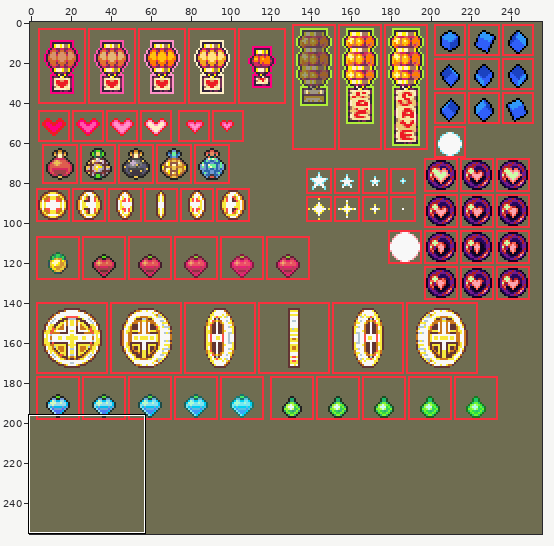
One commit to this sprite sheet: images/props/items.png. The first picture is a wide view before the edit; the outline marks the close-up.
Close-up. Earlier state:
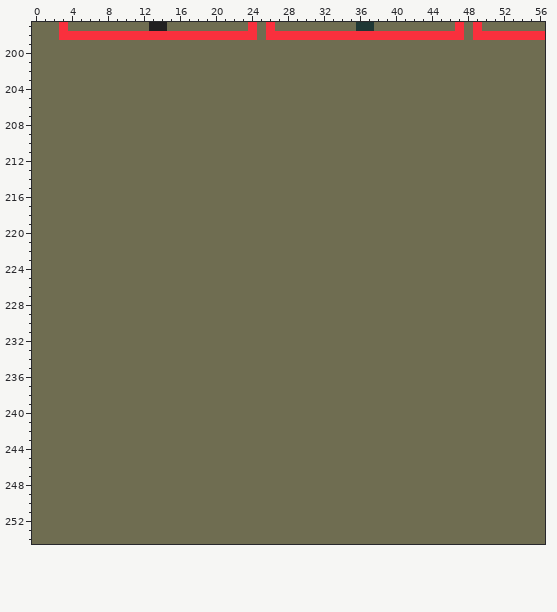
The file is 256x256 pixels. Colours within 5 levels of each other are drawn and written as one. Shown: x 0..56, y 197..254.
The same view after the edit:
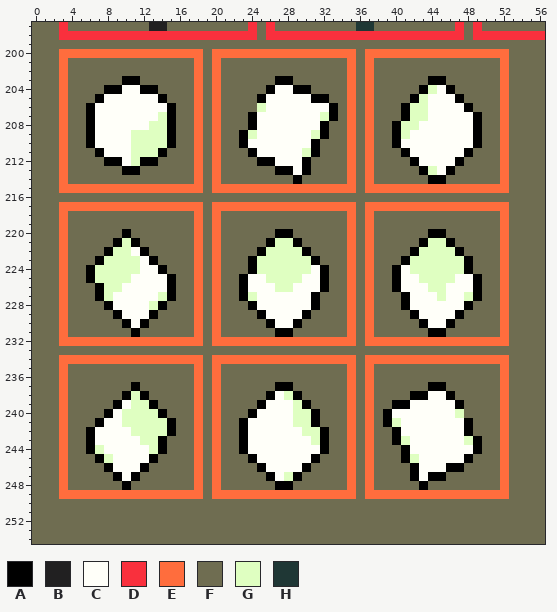
Palette (. is transparent): A #000000  B #212021  C #fffff9  D #f9303d  E #ff6d3d  F #6f6d51  G #dfffc1  H #1f3735
What changed:
Changed rows in their new state; - is an unchanged pixel.
first column x 3:
200 EEEEEEEEEEEEEEEE-EEEEEEEEEEEEEEEE-EEEEEEEEEEEEEEEE
201 E--------------E-E--------------E-E--------------E
202 E--------------E-E--------------E-E--------------E
203 E------AA------E-E------AA------E-E------AA------E
204 E----AACCAA----E-E-----ACCAA----E-E-----AGCA-----E
205 E---ACCCCCCA---E-E----ACCCCCAA--E-E----AGCCCA----E
206 E--ACCCCCCCCA--E-E----GCCCCCCCA-E-E---AGGCCCCA---E
207 E--ACCCCCCCGA--E-E---ACCCCCCCGA-E-E---AGGCCCCCA--E
208 E--ACCCCCCGGA--E-E---ACCCCCCCA--E-E--AGGCCCCCCA--E
209 E--ACCCCGGGGA--E-E--AGCCCCCCGA--E-E--AGCCCCCCCA--E
210 E--ACCCCGGGGA--E-E--ACCCCCCCA---E-E--ACCCCCCCCA--E
211 E---ACCCGGGA---E-E---ACCCCCGA---E-E---ACCCCCCA---E
212 E----AACGAA----E-E----AACCCA----E-E----ACCCCA----E
213 E------AA------E-E------AACA----E-E-----AGCA-----E
214 E--------------E-E--------A-----E-E------AA------E
215 EEEEEEEEEEEEEEEE-EEEEEEEEEEEEEEEE-EEEEEEEEEEEEEEEE
217 EEEEEEEEEEEEEEEE-EEEEEEEEEEEEEEEE-EEEEEEEEEEEEEEEE
218 E--------------E-E--------------E-E--------------E
219 E--------------E-E--------------E-E--------------E
220 E------A-------E-E------AA------E-E------AA------E
221 E-----AGA------E-E-----AGGA-----E-E-----AGGA-----E
222 E----AGGCA-----E-E----AGGGGA----E-E----AGGGGA----E
223 E---AGGGGCA----E-E---AGGGGGGA---E-E---AGGGGGGA---E
224 E--AGGGGGCCA---E-E---AGGGGGGCA--E-E--ACGGGGGGA---E
225 E--AGGGGCCCCA--E-E--ACCGGGGCCA--E-E--ACCGGGGCCA--E
226 E---AGGCCCCCA--E-E--ACCCGGCCCA--E-E--ACCCGGCCCA--E
227 E---AGCCCCCGA--E-E--AGCCCCCCA---E-E---ACCCGCCGA--E
228 E----ACCCCGA---E-E---ACCCCCCA---E-E---ACCCCCCA---E
229 E-----ACCCA----E-E----ACCCCA----E-E----ACCCCA----E
230 E------ACA-----E-E-----ACCA-----E-E-----ACCA-----E
231 E-------A------E-E------AA------E-E------AA------E
232 EEEEEEEEEEEEEEEE-EEEEEEEEEEEEEEEE-EEEEEEEEEEEEEEEE
234 EEEEEEEEEEEEEEEE-EEEEEEEEEEEEEEEE-EEEEEEEEEEEEEEEE
235 E--------------E-E--------------E-E--------------E
236 E--------------E-E--------------E-E--------------E
237 E-------A------E-E------AA------E-E------AA------E
238 E------AGA-----E-E-----ACGA-----E-E----AACCA-----E
239 E-----ACGGA----E-E----ACCCGA----E-E--AACCCCCA----E
240 E----ACGGGGA---E-E---ACCCCGGA---E-E-ACCCCCCCG----E
241 E---ACCGGGGGA--E-E--ACCCCCGGA---E-E-AGCCCCCCCA---E
242 E--ACCCCGGGGA--E-E--ACCCCCCGGA--E-E--ACCCCCCCA---E
243 E--ACCCCCGGA---E-E--ACCCCCCCGA--E-E--AGCCCCCCGA--E
244 E--AGCCCCCGA---E-E--ACCCCCCCCA--E-E---ACCCCCCCA--E
245 E---AGCCCCA----E-E---ACCCCCCA---E-E---AGCCCCCA---E
246 E----ACCCA-----E-E----ACCCCA----E-E----ACCCAA----E
247 E-----ACA------E-E-----ACGA-----E-E----ACAA------E
248 E------A-------E-E------AA------E-E-----A--------E
249 EEEEEEEEEEEEEEEE-EEEEEEEEEEEEEEEE-EEEEEEEEEEEEEEEE
Boxes around the changes in both close-ups, in picture pixels (x1, y1, x2, y2):
changed: (59, 49, 509, 499)
